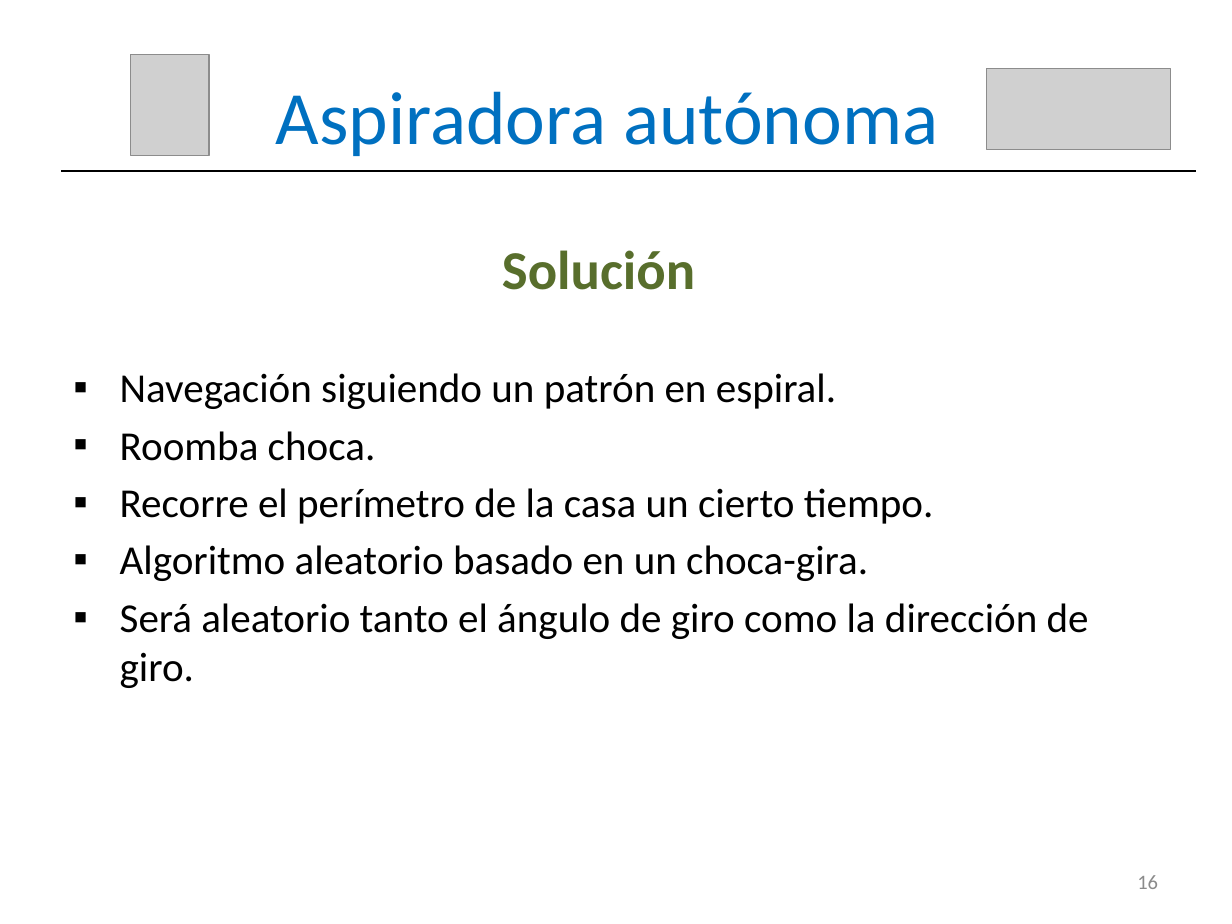
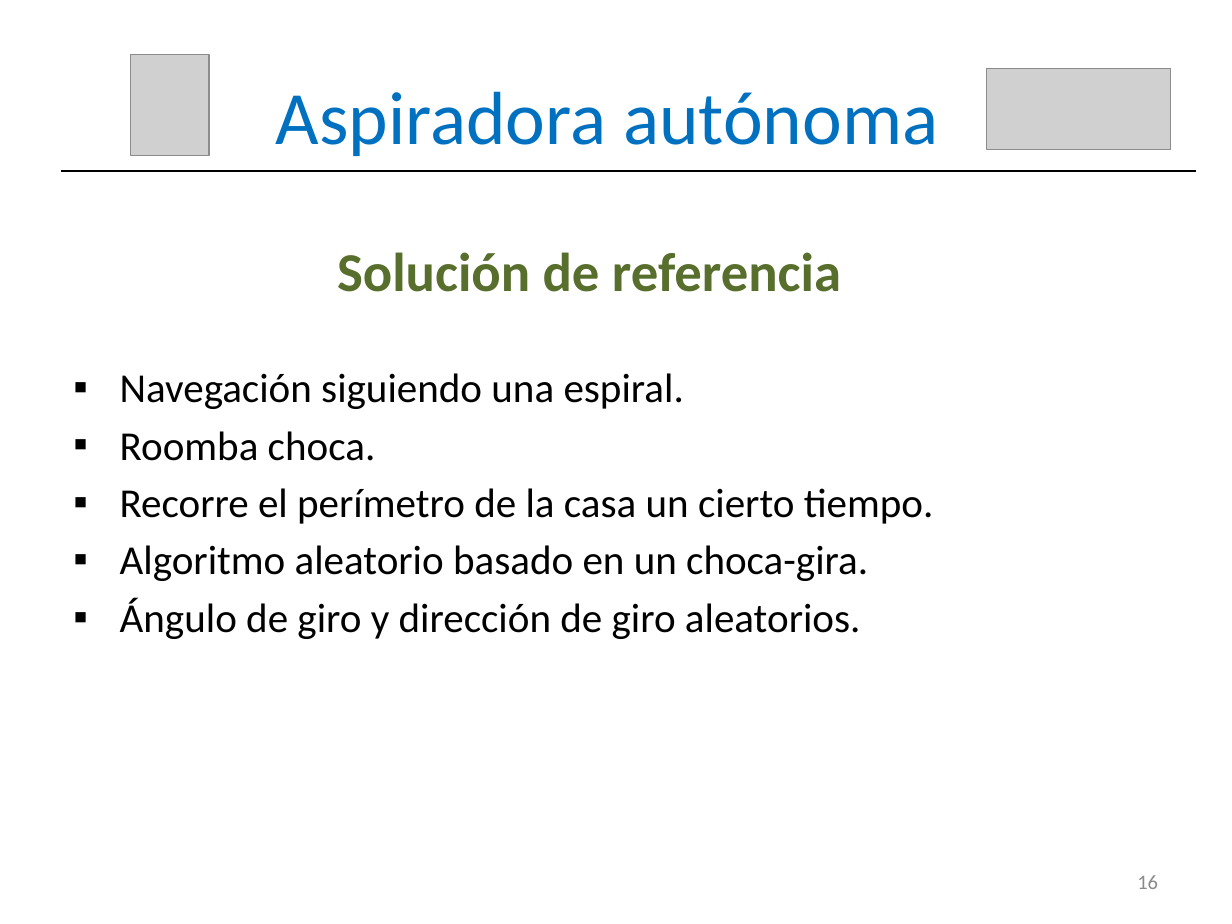
Before and after one commit to RoboticsLabURJC/2016-tfg-vanessa-fernandez, a slide deck: slide 17 of MEMORIA/Presentación.pptx. Drawn at 1232x924 pixels with LibreOffice and Linux fonts; fonts in the diff are those of the drawing; grey boxes stand for pictures. Boxes give left, top, right and bottom in pixels: in the first picture for what was removed or moved away, otherwise in the second. Text is boxed around its words. In the diff, an @@ line names an element or a change of style, - is before the commit and + after.

```diff
--- a/MEMORIA/Presentación.pptx
+++ b/MEMORIA/Presentación.pptx
@@ text at box(337, 252, 841, 292): text changed @@
-Solución
+Solución de referencia
@@ text at box(120, 373, 684, 409): text changed @@
-▪ Navegación siguiendo un patrón en espiral.
+▪ Navegación siguiendo una espiral.
@@ text at box(120, 598, 861, 639): text changed @@
-▪ Será aleatorio tanto el ángulo de giro como la dirección de giro.
+▪ Ángulo de giro y dirección de giro aleatorios.
```
Also in this commit, not shown: 12 other slides changed.
